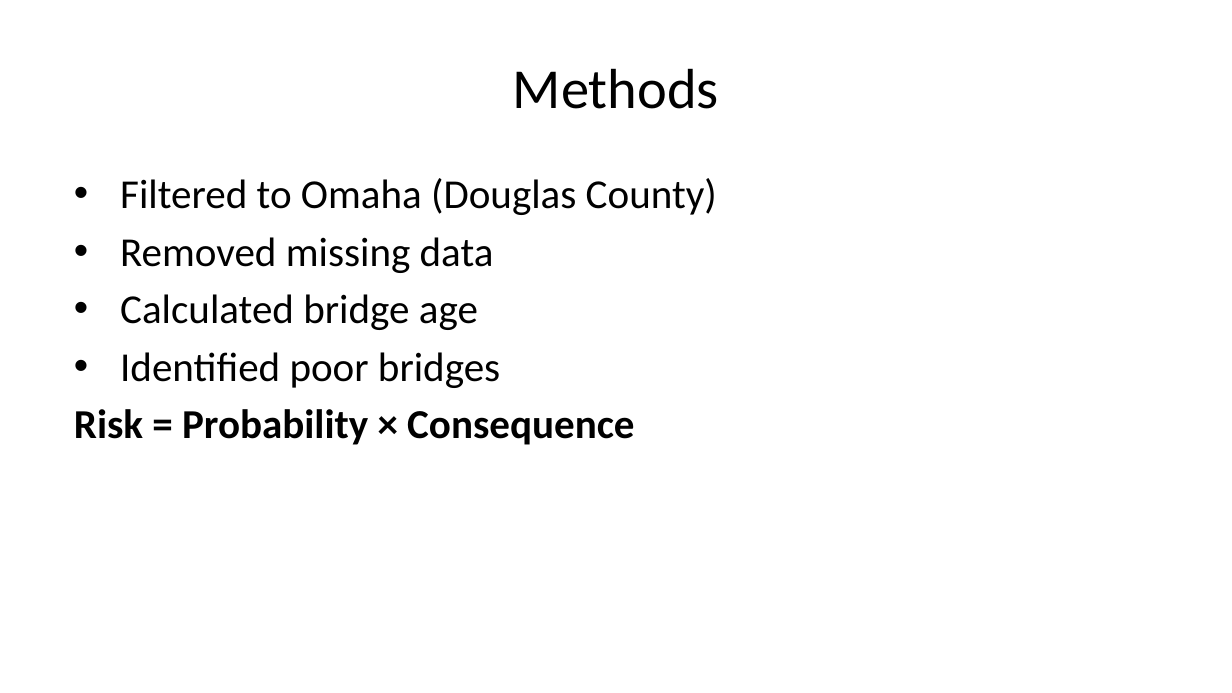
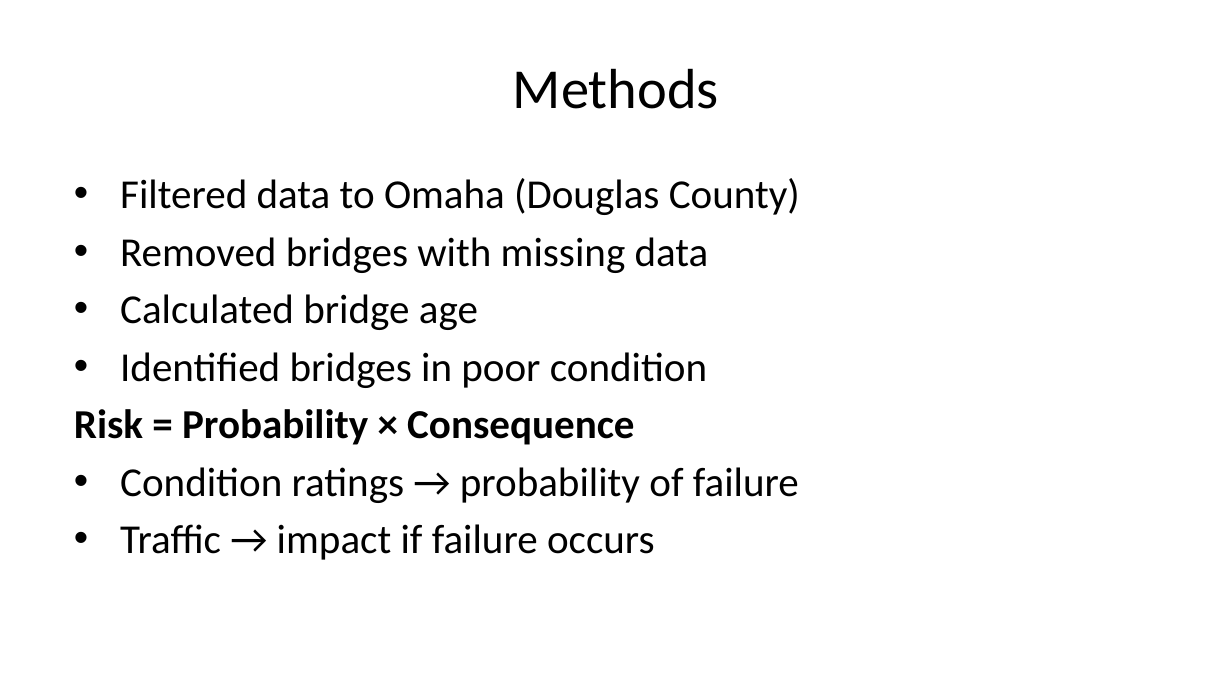
Before and after one commit to unl-statistics/business-report-MRB2429, a slide deck: slide 6 of slides.pptx. Drawn at 1232x693 pixels with LibreOffice and Linux fonts; fonts in the diff are those of the drawing. Boxes give left, top, right and bottom in pixels: in the first picture for what was removed or moved away, otherwise in the second. Text is boxed around its words. In the diff, an @@ line names an element or a change of style, - is before the commit and + after.

```diff
--- a/slides.pptx
+++ b/slides.pptx
@@ text at (x1=120, y1=178, x2=800, y2=273): text changed @@
-• Filtered to Omaha (Douglas County)
-• Removed missing data
+• Filtered data to Omaha (Douglas County)
+• Removed bridges with missing data
@@ text at (x1=120, y1=352, x2=707, y2=388): text changed @@
-• Identified poor bridges
+• Identified bridges in poor condition
@@ text at (x1=120, y1=467, x2=799, y2=560): paragraphs added @@
+• Condition ratings → probability of failure
+• Traffic → impact if failure occurs
```
Also in this commit, not shown: 5 other slides changed, 1 slide added, 4 other files.
